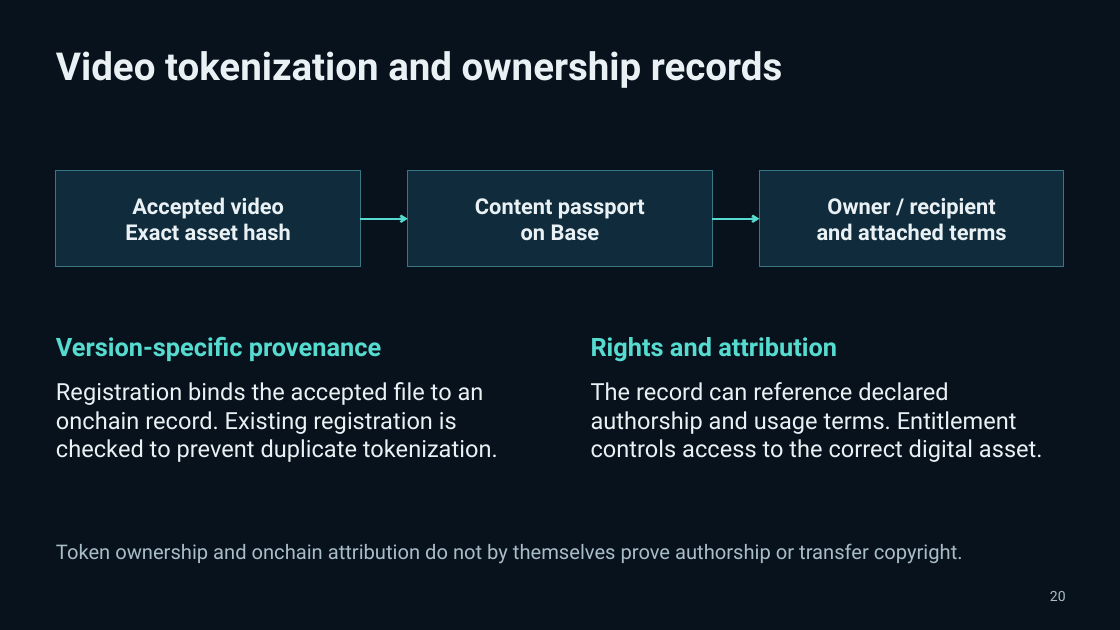
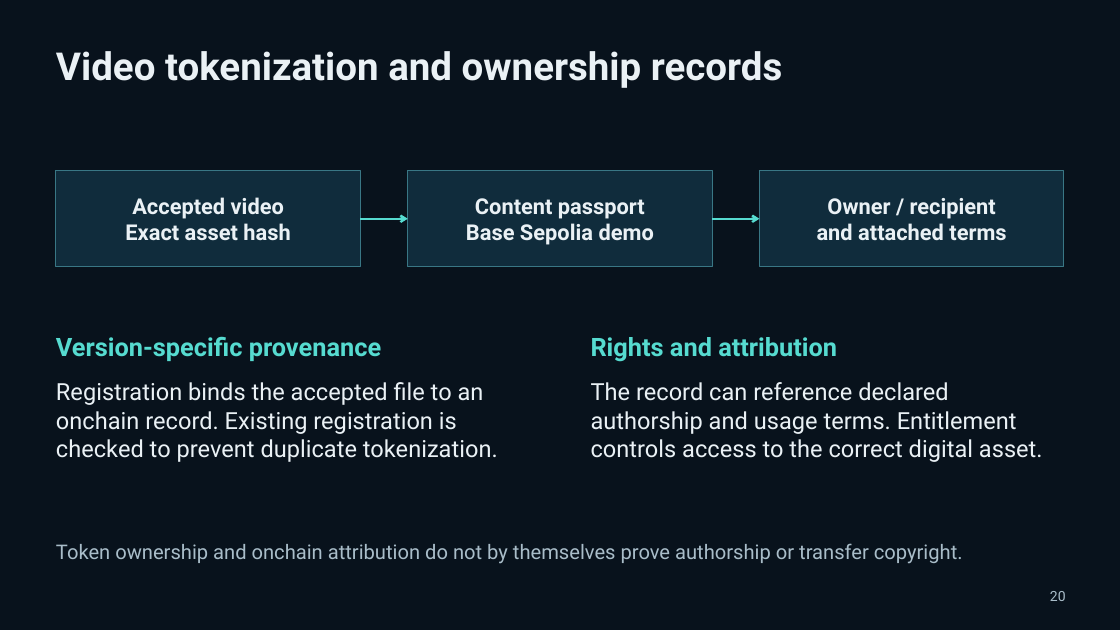
Before and after one commit to pavlichuckcrypt-maker/Vantemio, a slide deck: slide 20 of docs/pitch/Vantemio_Presentation_2026-10-05.pptx. Drawn at 1120x630 pixels with LibreOffice and Linux fonts; fonts in the diff are those of the drawing. Boxes give left, top, right and bottom in pixels: in the first picture for what was removed or moved away, otherwise in the second. Text is boxed around its words. In the diff, an @@ line names an element or a change of style, - is before the commit and + after.

```diff
--- a/docs/pitch/Vantemio_Presentation_2026-10-05.pptx
+++ b/docs/pitch/Vantemio_Presentation_2026-10-05.pptx
@@ text in rectangle at [466,223,654,245]: text changed @@
-on Base
+Base Sepolia demo
```
Also in this commit, not shown: 17 other slides changed, 1 slide added, 1 other file.
